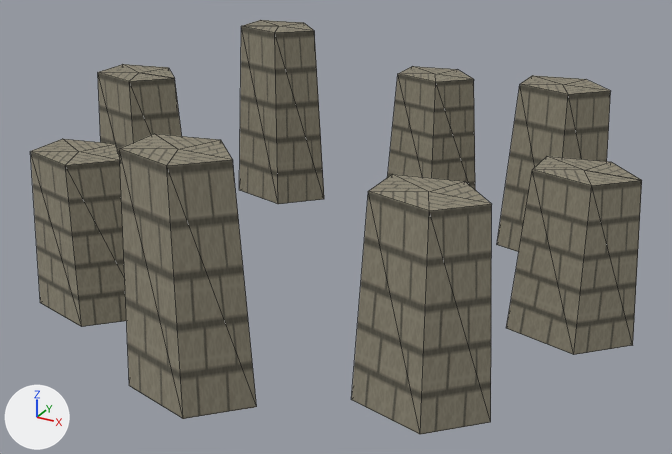
The glTF model app/src/main/assets/3d/field/military-STONE_MAZE-1-lod0.glb as it was, and as the next commit left it.
One viewpoint serves both versions: a camera (50 mm lens) standing at (0.483, -0.879, 0.499) and looking at (0.012, -0.022, 0.071). The lights are fixed; the arrows at lower left show +X, +Y and +Z. The first picture is the older version. Mesh edges are drawn as thin lines. Vertices at exactly the same position are counted once.
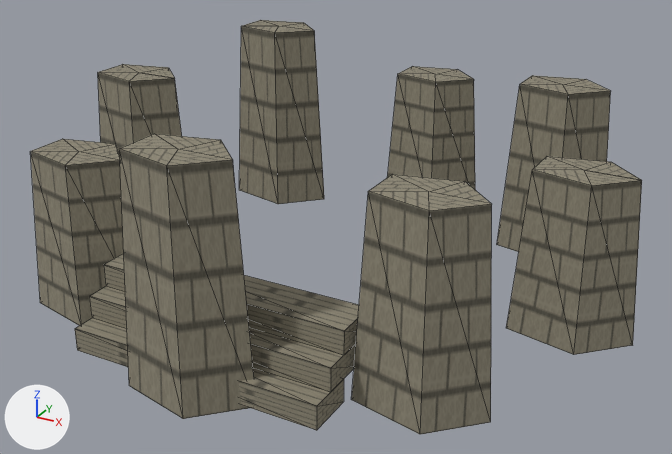
Boxes (x1, y1, x2, y2) around the edits, measured in the pictures (672 x 454 px):
part 1 of me_mesh_0, added: after (75, 254, 359, 430)

Diff of the bpy script that builds the scene:
```diff
--- a/app/src/main/assets/3d/field/military-STONE_MAZE-1-lod0.glb.py
+++ b/app/src/main/assets/3d/field/military-STONE_MAZE-1-lod0.glb.py
@@ me_mesh_0 @@
 # used by ob_mesh_0; location = (0.0, 0.0, 0.0)
-me_mesh_0.from_pydata(...)  # 92 vertices, 120 faces; spans x -0.337..0.35, y -0.328..0.328, z 0.0..0.24
+me_mesh_0.from_pydata(...)  # 116 vertices, 150 faces; spans x -0.337..0.35, y -0.328..0.328, z 0.0..0.24
+# me_mesh_0 part 1
+# 12 vertices are added at x -0.14, y -0.29..-0.19, z 0.005..0.08
+# 12 new vertices lie (0.28, 0.0, 0.0) away from vertices in x -0.14, y -0.29..-0.19, z 0.005..0.08
+# 30 new faces join them
 me_mesh_0.materials.append(mat_material_0)
```
